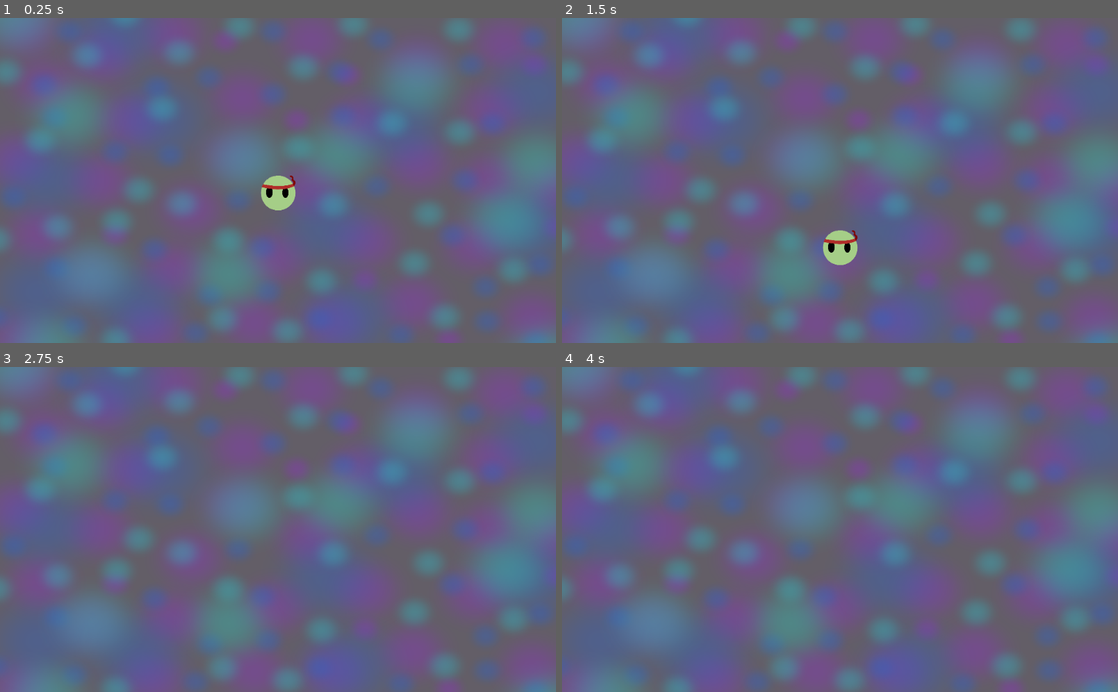
Above: before the commit, frames 1-4 (two rows, left to right).
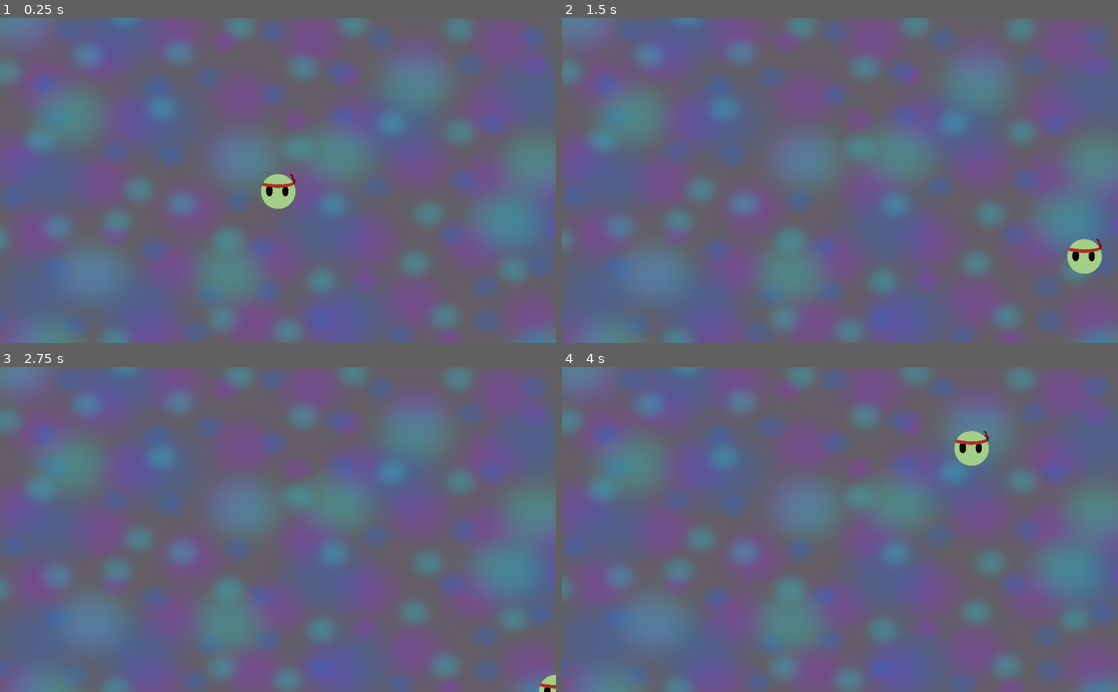
Above: after the commit, the same moments.

Repository: BobWizardLad/combo-gun
Game: Godot game, scene res://shooting_range.tscn
The game is run twice, just before and just after one commit, with the same random seed, the same clock (stepped at 60 frames per second) and the same inputs.
Inputs:
- Up to frame 1 (0.25 s): no input
- Up to frame 2 (1.5 s): hold D (move_right, bound only after the commit) 0.53-1.28 s; hold S (move_down, bound only after the commit) from 1.28 s (still down)
- Up to frame 3 (2.75 s): release S (move_down, bound only after the commit) at 2.03 s; hold D (move_right, bound only after the commit) from 2.03 s (still down)
- Up to frame 4 (4 s): release D (move_right, bound only after the commit) at 2.78 s; hold W (move_up, bound only after the commit) 2.78-3.53 s; hold A (move_left, bound only after the commit) from 3.53 s (still down)

The runs differ from the first frame. In frame 1, 0.2% of the frame differs, in the area x 47-54%, y 47-60%; in frame 2, 1.1%, in the area x 46-98%, y 65-79%; in frame 3, 0.1%; in frame 4, 0.5%.

Commit message:
Player Moves
Player sprite can move in an 8-direction pattern around the screen. No momentum, no physics.

Diff:
--- a/Player.gd
+++ b/Player.gd
@@ -2,15 +2,33 @@
 
 
 # Declare member variables here. Examples:
-var move = 1.0
+var speed = 600
+var screen_size
 
 
 # Called when the node enters the scene tree for the first time.
 func _ready():
-	pass # Replace with function body.
+	screen_size = get_viewport_rect().size
 
 
 # Called every frame. 'delta' is the elapsed time since the previous frame.
 func _process(delta):
+	var velocity = Vector2.ZERO # Player move vector
+	if(Input.is_action_pressed("move_up")):
+		velocity.y -= 1
+	if(Input.is_action_pressed("move_down")):
+		velocity.y += 1
+	if(Input.is_action_pressed("move_right")):
+		velocity.x += 1
+	if(Input.is_action_pressed("move_left")):
+		velocity.x -= 1
 
-	pass
+	if velocity.length() > 0:
+		velocity = velocity.normalized() * speed
+		$AnimatedSprite.play()
+	else:
+		$AnimatedSprite.stop()
+
+	position += velocity * delta
+	position.x = clamp(position.x, 0, screen_size.x)
+	position.y = clamp(position.y, 0, screen_size.y)
--- a/project.godot
+++ b/project.godot
@@ -18,9 +18,34 @@
 
 common/drop_mouse_on_gui_input_disabled=true
 
+[input]
+
+move_up={
+"deadzone": 0.5,
+"events": [ Object(InputEventKey,"resource_local_to_scene":false,"resource_name":"","device":0,"alt":false,"shift":false,"control":false,"meta":false,"command":false,"pressed":false,"scancode":87,"physical_scancode":0,"unicode":0,"echo":false,"script":null)
+ ]
+}
+move_down={
+"deadzone": 0.5,
+"events": [ Object(InputEventKey,"resource_local_to_scene":false,"resource_name":"","device":0,"alt":false,"shift":false,"control":false,"meta":false,"command":false,"pressed":false,"scancode":83,"physical_scancode":0,"unicode":0,"echo":false,"script":null)
+ ]
+}
+move_left={
+"deadzone": 0.5,
+"events": [ Object(InputEventKey,"resource_local_to_scene":false,"resource_name":"","device":0,"alt":false,"shift":false,"control":false,"meta":false,"command":false,"pressed":false,"scancode":65,"physical_scancode":0,"unicode":0,"echo":false,"script":null)
+ ]
+}
+move_right={
+"deadzone": 0.5,
+"events": [ Object(InputEventKey,"resource_local_to_scene":false,"resource_name":"","device":0,"alt":false,"shift":false,"control":false,"meta":false,"command":false,"pressed":false,"scancode":68,"physical_scancode":0,"unicode":0,"echo":false,"script":null)
+ ]
+}
+
 [physics]
 
 common/enable_pause_aware_picking=true
+2d/default_gravity=0
+2d/default_gravity_vector=Vector2( 0, 0 )
 
 [rendering]
 
